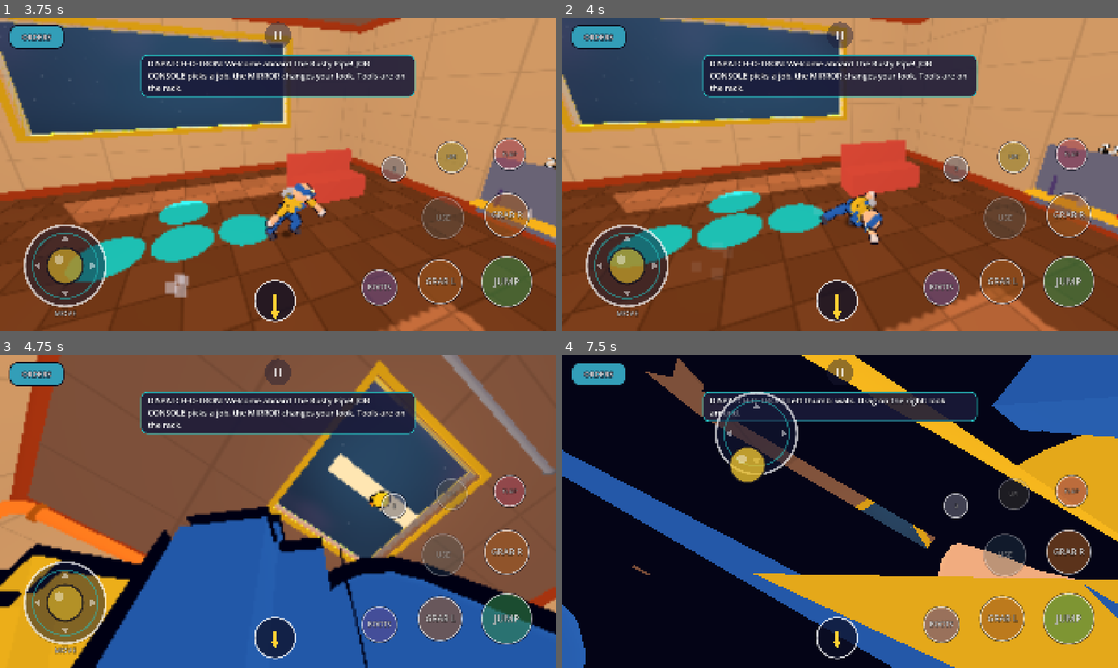
Above: before the commit, frames 1-4 (two rows, left to right).
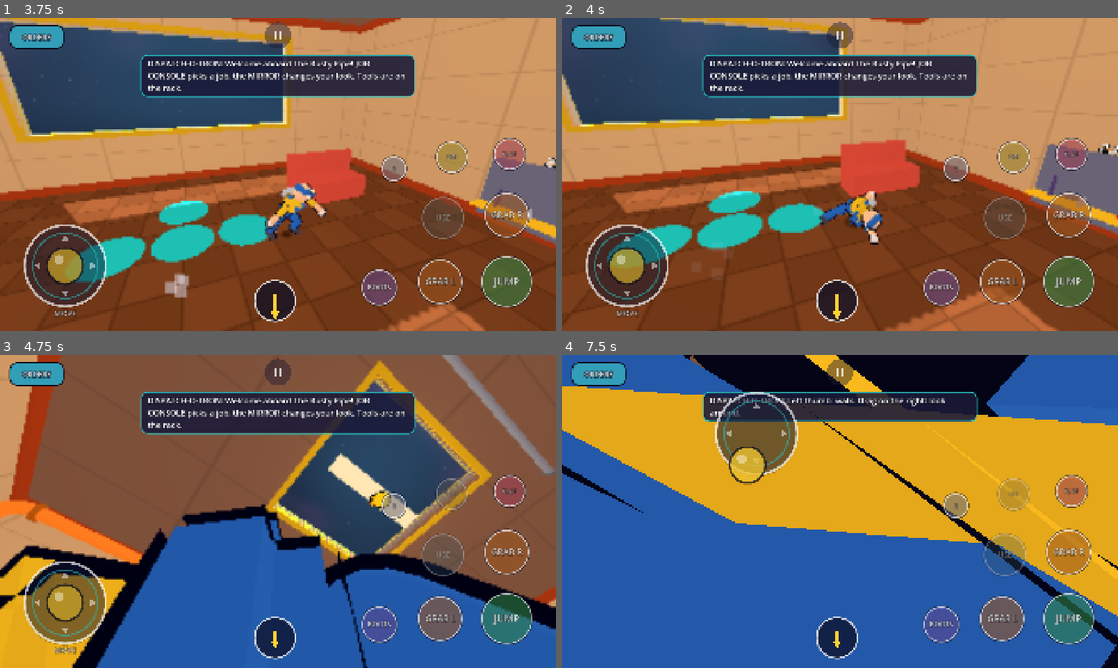
Above: after the commit, the same moments.

Repository: KreeMA4/Gravity-Plumbers
Game: Godot game, scene res://scenes/main.tscn
Two runs of this game, one before a commit and one after it. Both use one fixed random seed, a clock stepped at 60 frames per second and the inputs below.
Inputs (mouse positions are in pixels of both pictures, inside the frame that each line leads up to):
- Up to frame 1 (3.75 s): click "Play Solo" at 0.5 s; click "ORDERS" at 1.25 s; move the mouse to (400, 158) at 2.02 s; hold E (grab_right) 2.03-2.75 s; hold G (boots) 2.03-2.75 s; click (400, 158) at 2.17 s; tap Space (jump) at 2.27, 2.57 s; drag from (166, 190) to (250, 237) at 2.77 s; move the mouse to (333, 105) at 3.52 s; hold E (grab_right) from 3.53 s (still down); hold R (flop) from 3.53 s (still down)
- Up to frame 2 (4 s): keep holding E (grab_right); keep holding R (flop)
- Up to frame 3 (4.75 s): release E (grab_right) at 4.25 s; release R (flop) at 4.25 s; drag from (250, 574) to (111, 464) at 4.27 s
- Up to frame 4 (7.5 s): move the mouse to (1006, 558) at 5.02 s; hold Q (grab_left) 5.03-5.75 s; hold F (use) 5.03-5.75 s; tap Space (jump) at 5.27, 5.57 s; drag from (673, 464) to (756, 433) at 5.77 s; move the mouse to (867, 511) at 6.52 s; hold S (move_back) 6.53-7.25 s; hold X (emote) 6.53-7.25 s; click (867, 511) at 6.67 s; drag from (756, 433) to (728, 527) at 7.27 s

Frame 1 is identical in both runs. In frame 2, 0.1% of the frame differs, in the area x 1-51%, y 0-47%; in frame 3, 4.2%; in frame 4, 73%, in the area x 0-100%, y 0-100%.

Commit message:
Gameplay E2E: leg-control tuning sweep (tilt/contact/skate per config); leg control knobs in Tuning
Co-Authored-By: Claude Opus 5.5 <noreply@anthropic.com>
Claude-Session: https://claude.ai/code/session_019hcM1SCDrmPhwmmN5CDoFM

Diff:
--- a/scripts/character/plumber.gd
+++ b/scripts/character/plumber.gd
@@ -875,7 +875,9 @@
 		var llc: LimbController = limbs.get(role) as LimbController
 		if llc != null:
 			llc.boost = leg_boost
-	_hips_in_world(on_feet)
+			llc.feed_forward = Tuning.LEG_FEED_FORWARD
+	var hips_world: bool = on_feet and Tuning.HIPS_UPRIGHT_FRAME
+	_hips_in_world(hips_world)
 	if on_feet:
 		var floor_h: float = pelvis.global_position.dot(up) - ground_dist
 		for side: String in ["l", "r"]:
@@ -894,9 +896,12 @@
 				ik = Vector2(atan2(-foot.z, sag_down), 0.0)   # one-piece legs can't bend
 			else:
 				ik = Gait.leg_ik(-foot.z, sag_down, _leg_l1, _leg_l2)
+			var hq: Quaternion = Quaternion(Vector3.BACK, abd) * Quaternion(Vector3.RIGHT, ik.x)
 			var hlc: LimbController = limbs.get("hip_" + side) as LimbController
-			if hlc != null:
-				hlc.target_world = upq * Quaternion(Vector3.BACK, abd) * Quaternion(Vector3.RIGHT, ik.x)
+			if hlc != null and hips_world:
+				hlc.target_world = upq * hq
+			else:
+				_set_target("hip_" + side, hq)
 			_set_target("knee_" + side, Quaternion(Vector3.RIGHT, ik.y))
 	elif in_zero_g:
 		var drift: float = sin(state_time * 1.6) * 0.15
--- a/scripts/core/tuning.gd
+++ b/scripts/core/tuning.gd
@@ -43,6 +43,8 @@
 var JOINT_KP: float = 420.0             ## Spring strength pulling each joint to its pose.
 var JOINT_KD: float = 32.0              ## Damping on each joint (too low = jitter, too high = stiff).
 var STANCE_PRESS: float = 0.02          ## A planted foot aims this far (m) below the floor so it bears weight.
+var LEG_FEED_FORWARD: bool = true      ## Legs also match the speed of their moving gait targets.
+var HIPS_UPRIGHT_FRAME: bool = true     ## Hip targets in the upright walking frame (true) or relative to the pelvis.
 var LEG_STRENGTH_ON_FEET: float = 2.6   ## Leg muscle multiplier while standing/walking (ragdoll still scales it down).
 var JOINT_MAX_ANG_ACCEL: float = 900.0  ## Clamp on joint correction (rad/s^2) so nothing explodes.
 var UPRIGHT_KP: float = 260.0           ## How hard chest and pelvis turn to stay upright.
--- a/tests/gameplay_e2e_impl.gd
+++ b/tests/gameplay_e2e_impl.gd
@@ -22,6 +22,7 @@
 var plumber: Plumber
 var arena: Node3D
 var items: Node3D
+var quiet_legs: bool = false
 
 
 func _ready() -> void:
@@ -518,7 +519,7 @@
 	Input.action_press("move_forward", k)
 	for i: int in n:
 		await frames(1)
-		if i % 30 == 15:
+		if i % 30 == 15 and not quiet_legs:
 			leg_report("k=%.1f f%d" % [k, i])
 		if i < 45:
 			continue   # let it get going
@@ -557,7 +558,60 @@
 		"bob": hmax - hmin, "vmax": vmax, "dist": dist, "knee_bend": knee_max - knee_min, "knee_deepest": knee_min}
 
 
+## Tuning sweep (diagnostic, no pass/fail): walk under several leg-control
+## settings and print tilt / contact / skating / step rate for each.
+func _sweep() -> void:
+	var defaults: Array = [Tuning.LEG_STRENGTH_ON_FEET, Tuning.LEG_FEED_FORWARD, Tuning.HIPS_UPRIGHT_FRAME,
+		Tuning.STANCE_PRESS, Tuning.UPRIGHT_KP, Tuning.STANCE_FOOT_FRICTION]
+	var configs: Array = [
+		["current", 2.6, true, true, 0.02, 260.0, 0.25],
+		["boost1", 1.0, true, true, 0.02, 260.0, 0.25],
+		["boost1_noFF", 1.0, false, true, 0.02, 260.0, 0.25],
+		["boost1_noFF_pelvisHips", 1.0, false, false, 0.02, 260.0, 0.25],
+		["boost1_noFF_pelvisHips_nopress", 1.0, false, false, 0.0, 260.0, 0.25],
+		["current_upright700", 2.6, true, true, 0.02, 700.0, 0.25],
+		["boost1.6_upright700", 1.6, true, true, 0.02, 700.0, 0.25],
+		["boost1.6_upright700_nopress", 1.6, true, true, 0.0, 700.0, 0.25],
+		["boost1_upright700_pelvisHips", 1.0, true, false, 0.0, 700.0, 0.25],
+	]
+	quiet_legs = true
+	for c: Variant in configs:
+		var cfg: Array = c as Array
+		Tuning.LEG_STRENGTH_ON_FEET = float(cfg[1])
+		Tuning.LEG_FEED_FORWARD = bool(cfg[2])
+		Tuning.HIPS_UPRIGHT_FRAME = bool(cfg[3])
+		Tuning.STANCE_PRESS = float(cfg[4])
+		Tuning.UPRIGHT_KP = float(cfg[5])
+		Tuning.STANCE_FOOT_FRICTION = float(cfg[6])
+		await place(Vector3(0, 0.05, 0) - fwd() * 12.0, 60)
+		var tilt_sum: float = 0.0
+		var tilt_n: int = 0
+		Input.action_press("move_forward", 0.6)
+		for i: int in 60:
+			await frames(1)
+		Input.action_release("move_forward")
+		var m: Dictionary = await _measure_gait(0.6, 150)
+		# tilt sampled after the gait measurement keeps moving for a moment
+		Input.action_press("move_forward", 0.6)
+		for i: int in 40:
+			await frames(1)
+			tilt_sum += rad_to_deg(plumber.pelvis.global_basis.y.normalized().angle_to(plumber.local_up))
+			tilt_n += 1
+		Input.action_release("move_forward")
+		print("  info  sweep %-32s tilt %5.1f deg | contact %3.0f%% skate %3.0f%% steps/s %.1f knee_range %.2f vmax %.1f" % [str(cfg[0]),
+			tilt_sum / maxf(1.0, tilt_n), 100.0 * float(m["contact"]), 100.0 * float(m["skate"]), float(m["steps_per_s"]), float(m["knee_bend"]), float(m["vmax"])])
+		await frames(30)
+	quiet_legs = false
+	Tuning.LEG_STRENGTH_ON_FEET = float(defaults[0])
+	Tuning.LEG_FEED_FORWARD = bool(defaults[1])
+	Tuning.HIPS_UPRIGHT_FRAME = bool(defaults[2])
+	Tuning.STANCE_PRESS = float(defaults[3])
+	Tuning.UPRIGHT_KP = float(defaults[4])
+	Tuning.STANCE_FOOT_FRICTION = float(defaults[5])
+
+
 func _check_walk() -> void:
+	await _sweep()
 	await clear_items()
 	await place(Vector3(0, 0.05, 0) - fwd() * 12.0, 60)
 	# Idle first: standing with both feet down, legs settled.
